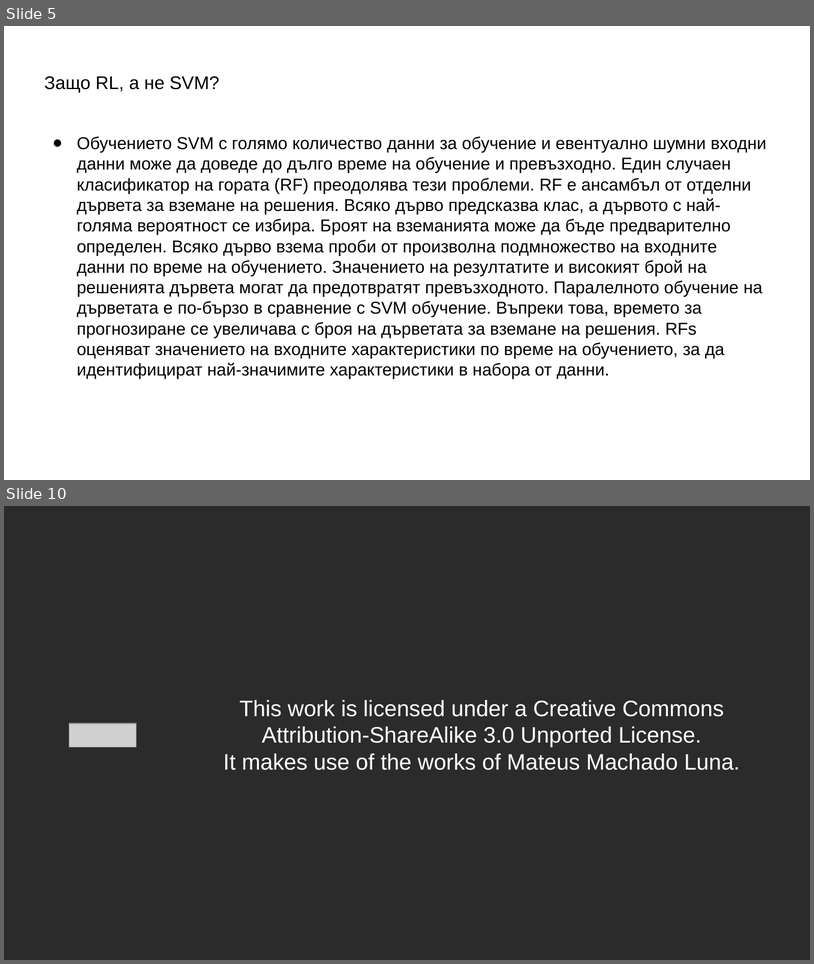
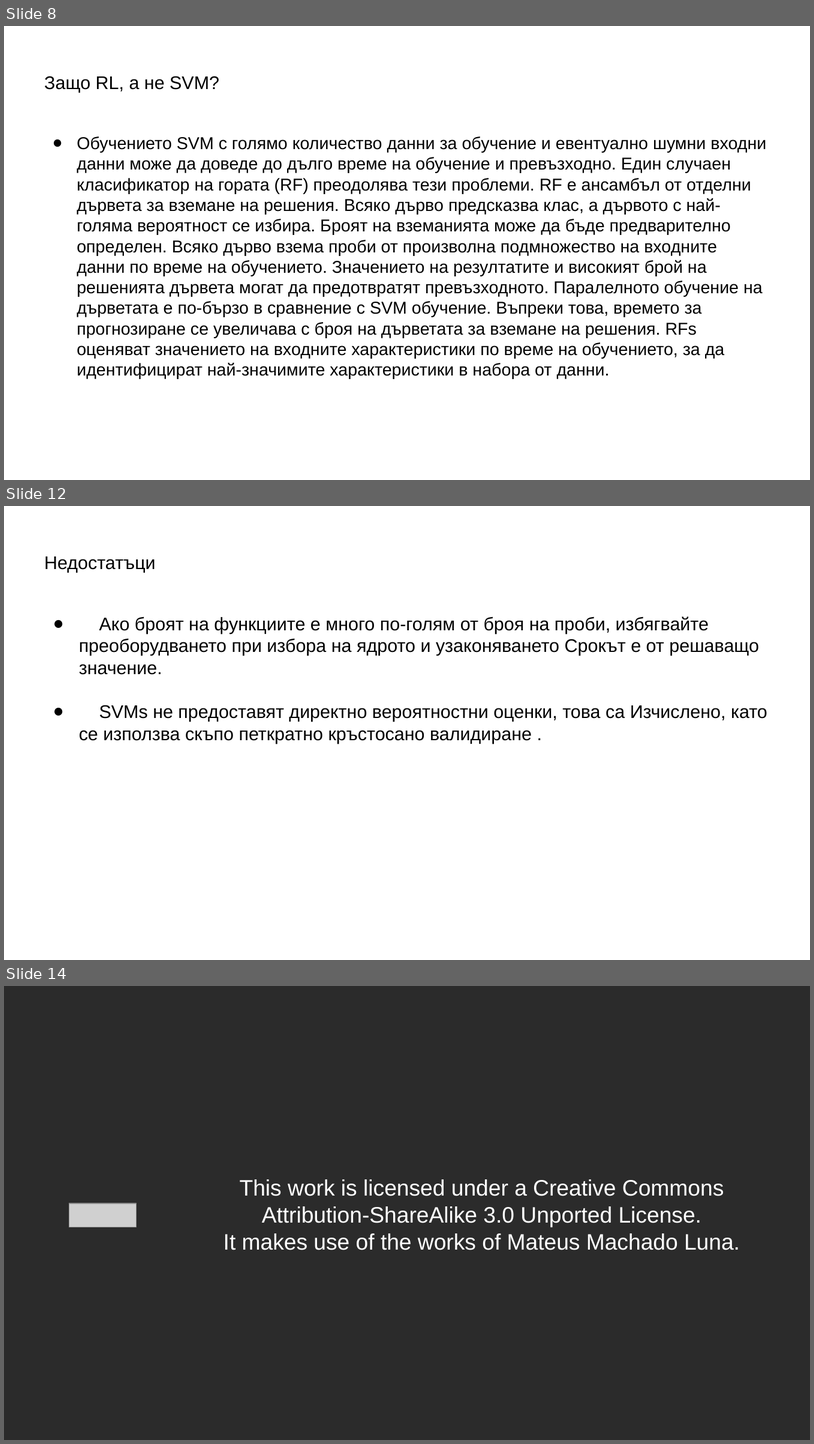
Before and after one commit to Galya777/StockPredictions, a slide deck: Presentation.pptx. Shown one above the other, each under a label of ours: slides 5 and 10 before the commit, slides 8, 12 and 14 after it; the slides between them are not shown. The pictures are 814x964 and 814x1444 pixels, drawn with LibreOffice and Linux fonts; fonts in the diff are those of the drawing; grey boxes stand for pictures; background and template pictures are left out; a plain dark background stands for a picture behind light text. Boxes give left, top, right and bottom in pixels: in the first picture for what was removed or moved away, otherwise in the second. Text is boxed around its words. In the diff, an @@ line names an element or a change of style, - is before the commit and + after.

```diff
--- a/Presentation.pptx
+++ b/Presentation.pptx
@@ slide 12 added at [4,506,810,960], background picture (left out) @@
@@ title added at [44,556,156,573], 18 pt, text #000000 @@
+Недостатъци
@@ text added at [79,616,768,744], 18 pt, text #000000 @@
+● Ако броят на функциите е много по-голям от броя на проби, избягвайте преоборудването при избора на ядрото и узаконяването Срокът е от решаващо значение.
+● SVMs не предоставят директно вероятностни оценки, това са Изчислено, като се използва скъпо петкратно кръстосано валидиране .
@@ what was slide 5 is now slide 8 @@
@@ what was slide 10 is now slide 14 @@
```
Also in this commit, not shown: 2 slides changed, 5 other slides added, 2 slides removed, 1 other file.
